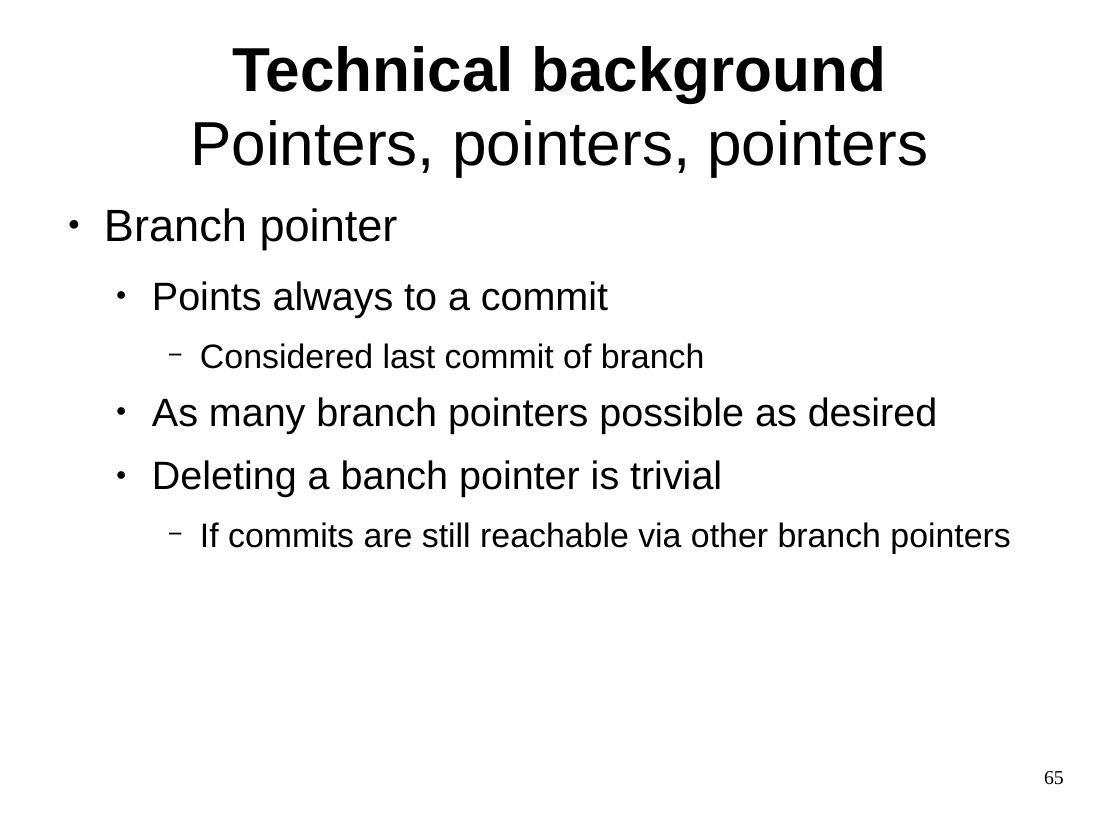
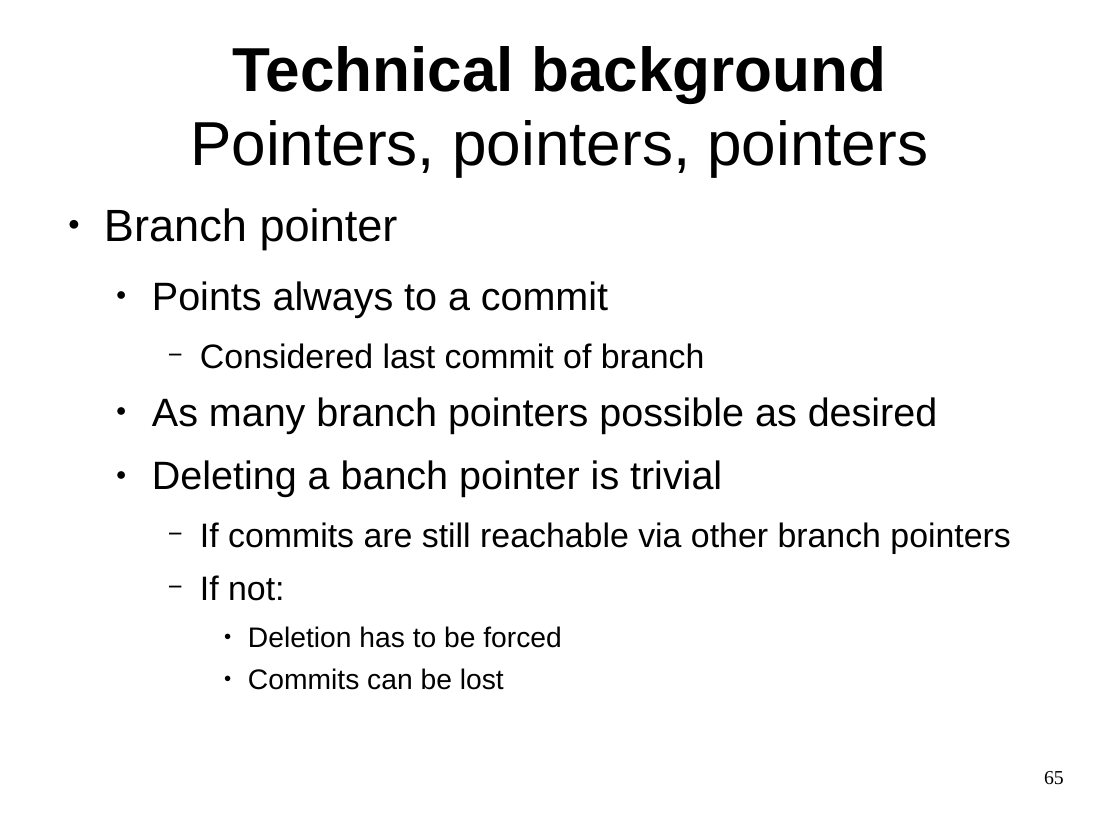
Before and after one commit to philpackmohr/git-paper, a slide deck: slide 65 of git-presentation.odp. Drawn at 1120x840 pixels with LibreOffice and Linux fonts; fonts in the diff are those of the drawing. Boxes give left, top, right and bottom in pixels: in the first picture for what was removed or moved away, otherwise in the second. Text is boxed around its words. In the diff, an @@ line names an element or a change of style, - is before the commit and + after.

```diff
--- a/git-presentation.odp
+++ b/git-presentation.odp
@@ text at (x1=200, y1=575, x2=561, y2=690): paragraphs added @@
+    − If not:
+      ● Deletion has to be forced
+      ● Commits can be lost
```
Also in this commit, not shown: 6 other slides changed, 1 other file.
